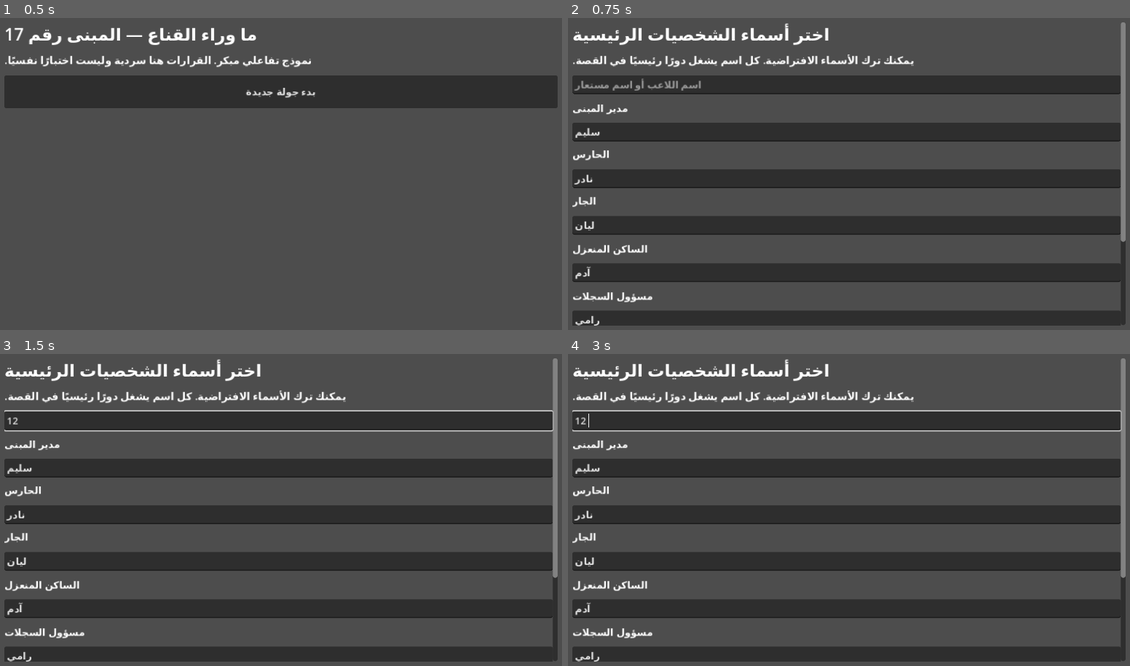
Above: before the commit, frames 1-4 (two rows, left to right).
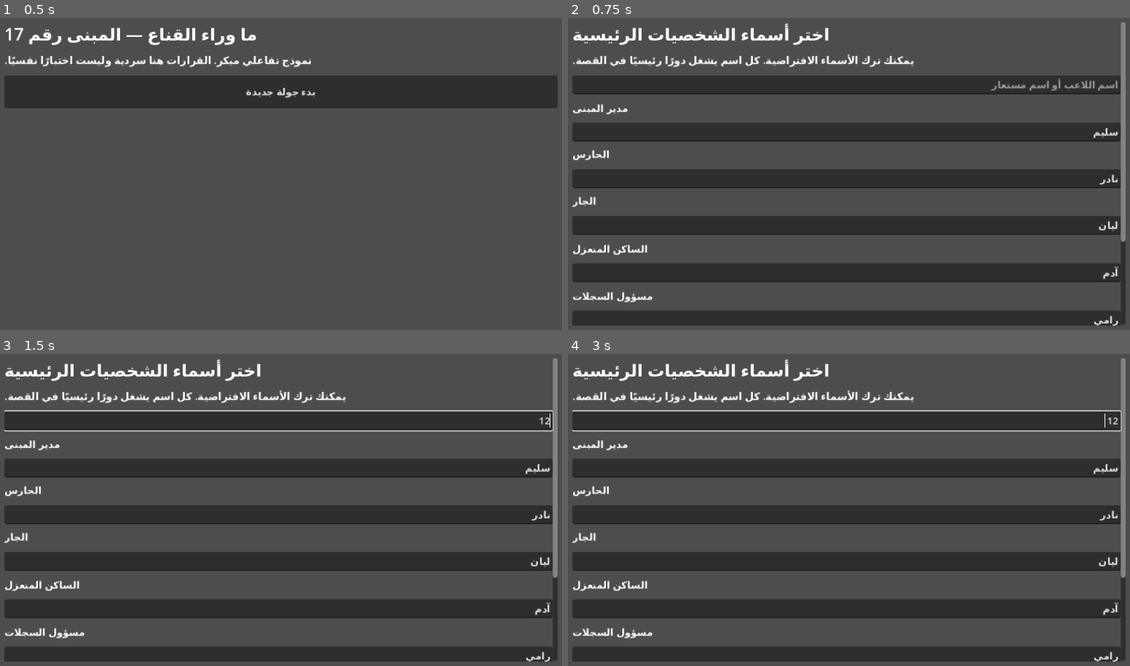
Above: after the commit, the same moments.

Repository: moh-ac-32000-del/Behind-the-Mask.-Private-
Game: Godot game, scene res://scenes/main.tscn
Two runs of this game, one before a commit and one after it. Both use one fixed random seed, a clock stepped at 60 frames per second and the inputs below.
Inputs (mouse positions are in pixels of both pictures, inside the frame that each line leads up to):
- Up to frame 1 (0.5 s): no input
- Up to frame 2 (0.75 s): click "بدء جولة جديدة" at 0.5 s
- Up to frame 3 (1.5 s): click (281, 419) at 1.27 s; type "12" at 1.35 s
- Up to frame 4 (3 s): tap Enter at 2 s; tap Space at 2.75 s

Frame 1 is identical in both runs. In frame 2, 0.9% of the frame differs, in the area x 1-98%, y 19-99%; in frame 3, 0.5%; in frame 4, 0.5%.

Commit message:
fix: apply Arabic font and right-to-left layout across game UI

Diff:
--- a/scripts/main.gd
+++ b/scripts/main.gd
@@ -8,9 +8,15 @@
 
 var state: Dictionary = {}
 var names_input: Array[LineEdit] = []
+const ARABIC_FONT_PATH = "res://assets/fonts/NotoSansArabic-Regular.ttf"
 var content: VBoxContainer
 
 func _ready() -> void:
+    if ResourceLoader.exists(ARABIC_FONT_PATH):
+        var arabic_font := load(ARABIC_FONT_PATH) as Font
+        if arabic_font != null:
+            theme = Theme.new()
+            theme.default_font = arabic_font
     _menu()
 
 func _fresh_state() -> Dictionary:
@@ -50,6 +56,7 @@
     scroll.size_flags_vertical = Control.SIZE_EXPAND_FILL
     margin.add_child(scroll)
     content = VBoxContainer.new()
+    content.layout_direction = Control.LAYOUT_DIRECTION_RTL
     content.size_flags_horizontal = Control.SIZE_EXPAND_FILL
     content.add_theme_constant_override("separation", 12)
     scroll.add_child(content)
@@ -58,6 +65,8 @@
 func _label(value: String, size: int = 20) -> void:
     var item := Label.new()
     item.text = value
+    item.text_direction = Control.TEXT_DIRECTION_RTL
+    item.horizontal_alignment = HORIZONTAL_ALIGNMENT_RIGHT
     item.add_theme_font_size_override("font_size", size)
     item.autowrap_mode = TextServer.AUTOWRAP_WORD_SMART
     content.add_child(item)
@@ -65,6 +74,7 @@
 func _button(label: String, callback: Callable) -> void:
     var b := Button.new()
     b.text = label
+    b.text_direction = Control.TEXT_DIRECTION_RTL
     b.custom_minimum_size = Vector2(0, 54)
     b.pressed.connect(callback)
     content.add_child(b)
@@ -88,12 +98,14 @@
     _label("يمكنك ترك الأسماء الافتراضية. كل اسم يشغل دورًا رئيسيًا في القصة.", 17)
     var player_field := LineEdit.new()
     player_field.placeholder_text = "اسم اللاعب أو اسم مستعار"
+    player_field.text_direction = Control.TEXT_DIRECTION_RTL
     content.add_child(player_field)
     names_input.clear()
     for i in range(ROLES.size()):
         _label(ROLES[i], 16)
         var field := LineEdit.new()
         field.text = DEFAULT_NAMES[i]
+        field.text_direction = Control.TEXT_DIRECTION_RTL
         content.add_child(field)
         names_input.append(field)
     var consent := CheckBox.new()
